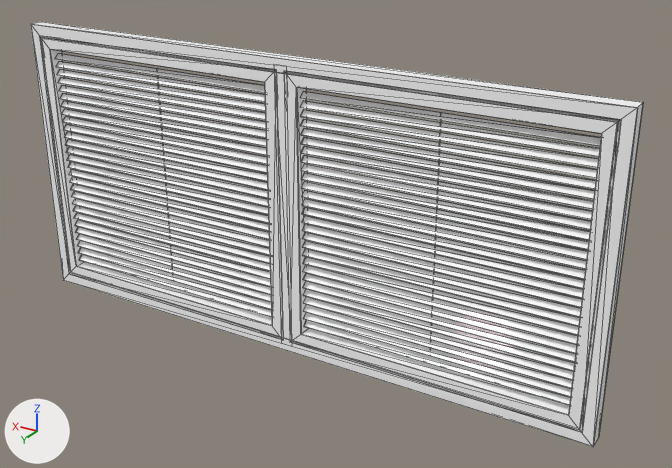
Two versions of the glTF model outputs/7412/objects/WindowFactory73448.spawn_asset11.glb, one commit apart.
Before and after are seen from a 50 mm lens placed at (-2.25, 3.31, 1.6), pointed at (-0.21, -0.08, -0.1). Arrows for +X, +Y and +Z are at lower left; the lights stay in place. The first picture is the older version. Mesh edges are drawn as thin lines. Vertices at exactly the same position are counted once.

The first picture shows 'WindowFactory(73448).spawn_asset(11).001'.
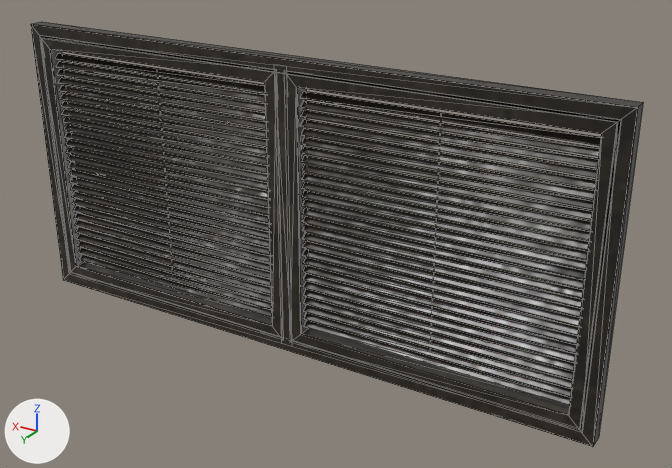
Pixel boxes [x1, y1, x2, y2] of what changed, in the pictures (672 x 468 px):
part 1 of me_cube_022, added: after [39, 36, 613, 397]
part 2 of me_cube_022, recoloured (white to grey): [31, 22, 643, 447] in both

What changed in the scene script:
```text
Add img_windowfactory73448_spawn_asset11_albedo:
    img_windowfactory73448_spawn_asset11_albedo = load_image('WindowFactory73448.spawn_asset11_albedo', '_unpacked/WindowFactory73448.spawn_asset11_albedo', 512, 512, 'sRGB')
Add img_windowfactory73448_spawn_asset11_normal:
    img_windowfactory73448_spawn_asset11_normal = load_image('WindowFactory73448.spawn_asset11_normal', '_unpacked/WindowFactory73448.spawn_asset11_normal', 512, 512, 'Non-Color')
Add img_windowfactory73448_spawn_asset11_metallic_windowfactory73448_spawn_asset11_roughness:
    img_windowfactory73448_spawn_asset11_metallic_windowfactory73448_spawn_asset11_roughness = load_image('WindowFactory73448.spawn_asset11_metallic-WindowFactory73448.spawn_asset11_roughness', '_unpacked/WindowFactory73448.spawn_asset11_metallic-WindowFactory73448.spawn_asset11_roughness', 512, 512, 'Non-Color')
Add mat_windowfactory73448_spawn_asset11__baked:
    mat_windowfactory73448_spawn_asset11__baked = bpy.data.materials.new('WindowFactory73448.spawn_asset11__baked')
    # uses the picture img_windowfactory73448_spawn_asset11_albedo
    # uses the picture img_windowfactory73448_spawn_asset11_metallic_windowfactory73448_spawn_asset11_roughness
    # uses the picture img_windowfactory73448_spawn_asset11_normal
Change me_cube_022:
    used by ob_windowfactory_73448__spawn_asset_11__001; location = (0.0, 0.0, 0.0)
    remove me_cube_022.from_pydata(...)  # 691 vertices, 1142 faces; spans x -1.51..1.51, y -0.04..0.04, z -0.72..0.72
    add me_cube_022.from_pydata(...)  # 834 vertices, 1428 faces; spans x -1.51..1.51, y -0.04..0.04, z -0.72..0.72
    me_cube_022 part 1: 141 vertices added at x -1.4..1.46, y -0.04..0.04, z -0.67..0.67
    me_cube_022 part 2: 650 faces spanning x -1.51..1.51, y -0.04..0.04, z -0.72..0.72 switch from mat_shader_wood_009 (white #ffffff) to mat_windowfactory73448_spawn_asset11__baked
    other edits to the shape of me_cube_022 do not show in these pictures
```
